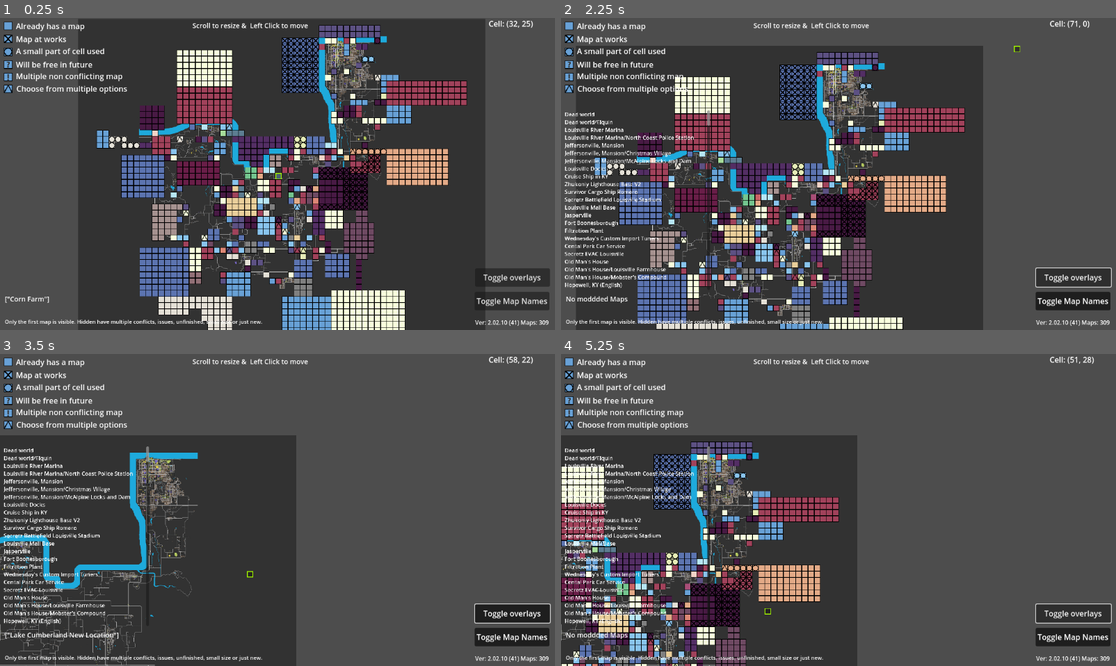
Above: before the commit, frames 1-4 (two rows, left to right).
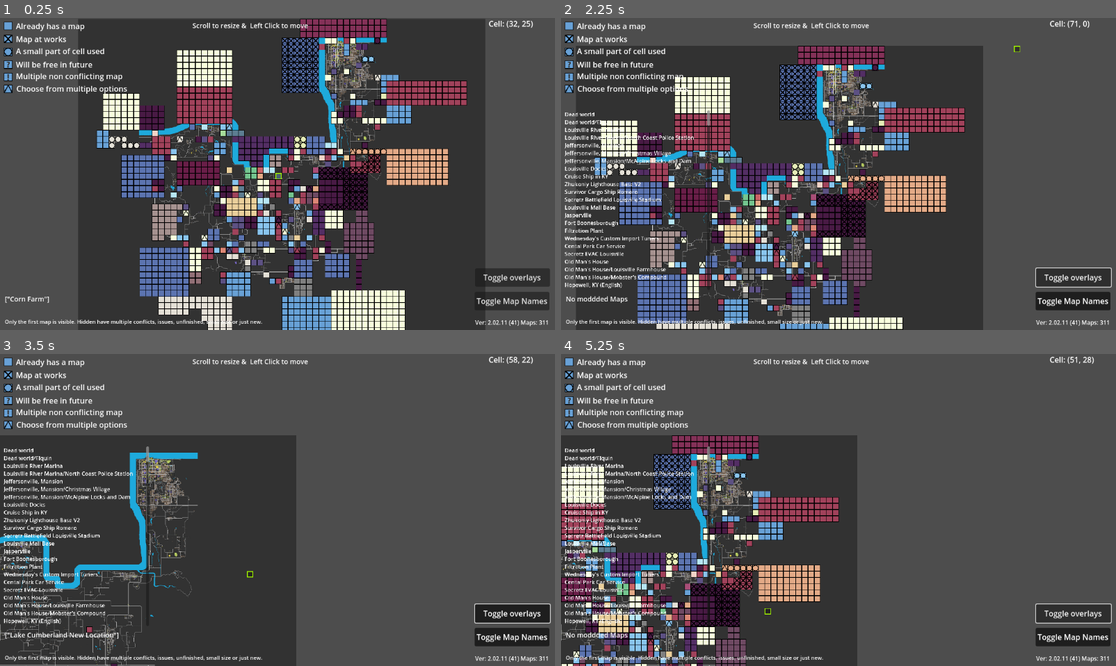
Above: after the commit, the same moments.

Repository: RakibRyan/IsThisCellTaken
Game: Godot game, scene res://scenes/zomboid41map.tscn
Same seed, same stepped clock (60 frames per second), same inputs: the game is played once before the commit and once after it.
Inputs (mouse positions are in pixels of both pictures, inside the frame that each line leads up to):
- Up to frame 1 (0.25 s): no input
- Up to frame 2 (2.25 s): click "Toggle Map Names" at 0.5 s; click "Toggle overlays" at 1.25 s; tap Enter at 2 s; drag from (1082, 24) to (894, 105) at 2.02 s
- Up to frame 3 (3.5 s): tap Enter at 2.75 s; drag from (77, 534) to (249, 572) at 2.77 s
- Up to frame 4 (5.25 s): tap Enter at 3.5, 4.25, 5 s; move the mouse to (760, 641) at 3.52 s; hold D 3.53-4.25 s; tap F at 3.6 s; click (760, 641) at 3.67 s; drag from (1071, 659) to (672, 463) at 4.27 s; drag from (716, 656) to (866, 510) at 5.02 s

The runs differ from the first frame. In frame 1, 1.8% of the frame differs, in the area x 18-99%, y 0-99%; in frame 2, 1.8%; in frame 3, less than 0.1%; in frame 4, 0.9%.

Commit message:
changed in linux
To see if crosspla
tform work is viable

Diff:
--- a/project.godot
+++ b/project.godot
@@ -13,7 +13,8 @@
 config/name="Is This Cell Taken"
 run/main_scene="res://scenes/zomboid41map.tscn"
 config/features=PackedStringArray("4.3", "GL Compatibility")
-boot_splash/image="res://art/splash screen/pink-dark.png"
+boot_splash/fullsize=false
+boot_splash/use_filter=false
 config/icon="res://art/icons/icon.jpg"
 
 [editor_plugins]
--- a/project_time_traker.json
+++ b/project_time_traker.json
@@ -1,15 +1,15 @@
 {
-  "2D": 209538.571998364,
+  "2D": 214186.176000364,
   "3D": 2555.00799894335,
   "AssetLib": 23568.4000000955,
   "Assets": 766.022000074388,
   "Docs": 341.064999818801,
-  "Editor": 489116.247997054,
+  "Editor": 493955.906161079,
   "Local Assets": 134.811999797821,
   "Orchestrator": 2.98900008201599,
   "PiForge AI": 533.490999698639,
   "Project Statistics": 368.678000450134,
-  "Script": 251192.781999352,
+  "Script": 251384.836161377,
   "TODO": 32.9809999465942,
   "Tasks": 81.4480004310608
 }
--- a/scenes/zomboid41map.tscn
+++ b/scenes/zomboid41map.tscn
@@ -8921,6 +8921,29 @@
 [node name="mod maps" type="Node2D" parent="."]
 script = ExtResource("3_77yy7")
 
+[node name="New Albany" type="TileMap" parent="mod maps"]
+tile_set = ExtResource("3_vwjdp")
+format = 2
+layer_0/tile_data = PackedInt32Array(36, 983040, 0, 37, 983040, 0, 38, 983040, 0, 39, 983040, 0, 40, 983040, 0, 41, 983040, 0, 65577, 983040, 0, 65578, 983040, 0, 65579, 983040, 0, 42, 983040, 0, 43, 983040, 0, 44, 983040, 0, 45, 983040, 0, 46, 983040, 0, 47, 983040, 0, 48, 983040, 0, 49, 983040, 0, 65572, 983040, 0, 131108, 983040, 0, 65573, 983040, 0, 65574, 983040, 0, 65575, 983040, 0, 65576, 983040, 0, 65580, 983040, 0, 65581, 983040, 0, 65582, 983040, 0, 65583, 983040, 0, 65584, 983040, 0, 65585, 983040, 0, 131109, 983040, 0, 131110, 983040, 0, 131111, 983040, 0, 131112, 983040, 0, 131113, 983040, 0, 131114, 983040, 0, 131115, 983040, 0, 131116, 983040, 0, 131117, 983040, 0, 131118, 983040, 0, 131119, 983040, 0, 131120, 983040, 0, 131121, 983040, 0)
+
+[node name="Jeffersonville, Mansion" type="TileMap" parent="mod maps/New Albany"]
+visible = false
+tile_set = ExtResource("3_vwjdp")
+format = 2
+layer_0/tile_data = PackedInt32Array(65575, 65536, 0, 65576, 65536, 0, 65577, 65536, 0, 131113, 65536, 0, 131114, 65536, 0, 131115, 65536, 0, 131116, 65536, 0, 131117, 65536, 0, 131118, 65536, 0, 131119, 65536, 0, 131120, 65536, 0, 65584, 65536, 0, 65583, 65536, 0, 65582, 65536, 0, 65581, 65536, 0, 65580, 65536, 0, 65579, 65536, 0, 65578, 65536, 0, 131111, 65536, 0, 131112, 65536, 0)
+
+[node name="McAlpine Locks and Dam" type="TileMap" parent="mod maps/New Albany"]
+visible = false
+tile_set = ExtResource("3_vwjdp")
+format = 2
+layer_0/tile_data = PackedInt32Array(65576, 393216, 0, 65577, 393216, 0, 65578, 393216, 0, 131112, 393216, 0, 131113, 393216, 0, 131114, 393216, 0, 196648, 393216, 0, 196649, 393216, 0, 196650, 393216, 0)
+
+[node name="Christmas Village" type="TileMap" parent="mod maps/New Albany"]
+visible = false
+tile_set = ExtResource("3_vwjdp")
+format = 2
+layer_0/tile_data = PackedInt32Array(131119, 262144, 0, 196655, 262144, 0)
+
 [node name="Dead world" type="TileMap" parent="mod maps"]
 tile_set = ExtResource("3_vwjdp")
 format = 2
@@ -8942,23 +8965,6 @@
 tile_set = ExtResource("3_vwjdp")
 format = 2
 layer_0/tile_data = PackedInt32Array(196648, 786432, 0, 262184, 786432, 0)
-
-[node name="Jeffersonville, Mansion" type="TileMap" parent="mod maps"]
-tile_set = ExtResource("3_vwjdp")
-format = 2
-layer_0/tile_data = PackedInt32Array(65575, 65536, 0, 65576, 65536, 0, 65577, 65536, 0, 131113, 65536, 0, 131114, 65536, 0, 131115, 65536, 0, 131116, 65536, 0, 131117, 65536, 0, 131118, 65536, 0, 131119, 65536, 0, 131120, 65536, 0, 65584, 65536, 0, 65583, 65536, 0, 65582, 65536, 0, 65581, 65536, 0, 65580, 65536, 0, 65579, 65536, 0, 65578, 65536, 0, 131111, 65536, 0, 131112, 65536, 0)
-
-[node name="Christmas Village" type="TileMap" parent="mod maps/Jeffersonville, Mansion"]
-visible = false
-tile_set = ExtResource("3_vwjdp")
-format = 2
-layer_0/tile_data = PackedInt32Array(131119, 262144, 0, 196655, 262144, 0)
-
-[node name="McAlpine Locks and Dam" type="TileMap" parent="mod maps/Jeffersonville, Mansion"]
-visible = false
-tile_set = ExtResource("3_vwjdp")
-format = 2
-layer_0/tile_data = PackedInt32Array(65576, 393216, 0, 65577, 393216, 0, 65578, 393216, 0, 131112, 393216, 0, 131113, 393216, 0, 131114, 393216, 0, 196648, 393216, 0, 196649, 393216, 0, 196650, 393216, 0)
 
 [node name="Louisville Docks" type="TileMap" parent="mod maps"]
 tile_set = ExtResource("3_vwjdp")
@@ -9521,6 +9527,11 @@
 format = 2
 layer_0/tile_data = PackedInt32Array(1507347, 196608, 0, 1507348, 196608, 0, 1507349, 196608, 0, 1507350, 196608, 0, 1572883, 196608, 0, 1572884, 196608, 0, 1572885, 196608, 0, 1572886, 196608, 0, 1638419, 196608, 0, 1638420, 196608, 0, 1638421, 196608, 0, 1638422, 196608, 0)
 
+[node name="SHELTER 24 24" type="TileMap" parent="mod maps"]
+tile_set = ExtResource("3_vwjdp")
+format = 2
+layer_0/tile_data = PackedInt32Array(1572888, 262144, 1)
+
 [node name="Greenport, KY" type="TileMap" parent="mod maps"]
 tile_set = SubResource("TileSet_wiotu")
 format = 2
@@ -10593,12 +10604,47 @@
 [node name="TileMapLayer" type="TileMapLayer" parent="."]
 tile_set = SubResource("TileSet_41wvs")
 
-[node name="duplicate95" type="TileMap" parent="."]
-visible = false
-tile_set = ExtResource("3_vwjdp")
-format = 2
-
-[node name="duplicate94" type="TileMap" parent="."]
+[node name="Ooey\'s Auto Salvage" type="TileMap" parent="."]
+tile_set = ExtResource("3_vwjdp")
+format = 2
+layer_0/tile_data = PackedInt32Array(2031648, 0, 1)
+
+[node name="Sagewood North" type="TileMap" parent="."]
+tile_set = ExtResource("3_vwjdp")
+format = 2
+layer_0/tile_data = PackedInt32Array(2490403, 851968, 0, 2490404, 851968, 0, 2424868, 851968, 0)
+
+[node name="Ellroy" type="TileMap" parent="."]
+tile_set = ExtResource("3_vwjdp")
+format = 2
+layer_0/tile_data = PackedInt32Array(1703948, 851968, 0, 1769484, 851968, 0, 1703949, 851968, 0, 1769485, 851968, 0)
+
+[node name="Old Mill" type="TileMap" parent="."]
+tile_set = ExtResource("3_vwjdp")
+format = 2
+layer_0/tile_data = PackedInt32Array(1769484, 0, 1)
+
+[node name="Eventure Island" type="TileMap" parent="."]
+tile_set = ExtResource("3_vwjdp")
+format = 2
+layer_0/tile_data = PackedInt32Array(786436, 393216, 0, 1114116, 393216, 0, 1114121, 393216, 0, 786441, 393216, 0, 786440, 393216, 0, 786439, 393216, 0, 786438, 393216, 0, 786437, 393216, 0, 851972, 393216, 0, 917508, 393216, 0, 983044, 393216, 0, 1048580, 393216, 0, 1114117, 393216, 0, 1114118, 393216, 0, 1114119, 393216, 0, 1114120, 393216, 0, 1048585, 393216, 0, 983049, 393216, 0, 917513, 393216, 0, 851977, 393216, 0, 851976, 393216, 0, 851975, 393216, 0, 851974, 393216, 0, 851973, 393216, 0, 917509, 393216, 0, 983045, 393216, 0, 1048581, 393216, 0, 1048582, 393216, 0, 1048583, 393216, 0, 1048584, 393216, 0, 983048, 393216, 0, 917512, 393216, 0, 917511, 393216, 0, 917510, 393216, 0, 983047, 393216, 0, 983046, 393216, 0)
+
+[node name="Secretz MarchRidge Research" type="TileMap" parent="."]
+tile_set = ExtResource("3_vwjdp")
+format = 2
+layer_0/tile_data = PackedInt32Array(2621474, 851968, 0, 2687010, 851968, 0)
+
+[node name="Secretz Rosewood Fossoil Blockade" type="TileMap" parent="."]
+tile_set = ExtResource("3_vwjdp")
+format = 2
+layer_0/tile_data = PackedInt32Array(2621467, 0, 0)
+
+[node name="duplicate103" type="TileMap" parent="."]
+visible = false
+tile_set = ExtResource("3_vwjdp")
+format = 2
+
+[node name="duplicate101" type="TileMap" parent="."]
 visible = false
 tile_set = ExtResource("3_vwjdp")
 format = 2
--- a/scripts/version no.gd
+++ b/scripts/version no.gd
@@ -1,7 +1,7 @@
 extends RichTextLabel
 
 @onready var mod_maps = $"../../../mod maps"
-var version_no = "2.02.10 (41)"  # First no major feature upgrade, 2nd tool upgrade, 3rd iteration
+var version_no = "2.02.11 (41)"  # First no major feature upgrade, 2nd tool upgrade, 3rd iteration
 
 # Called when the node enters the scene tree for the first time.
 func _ready():
